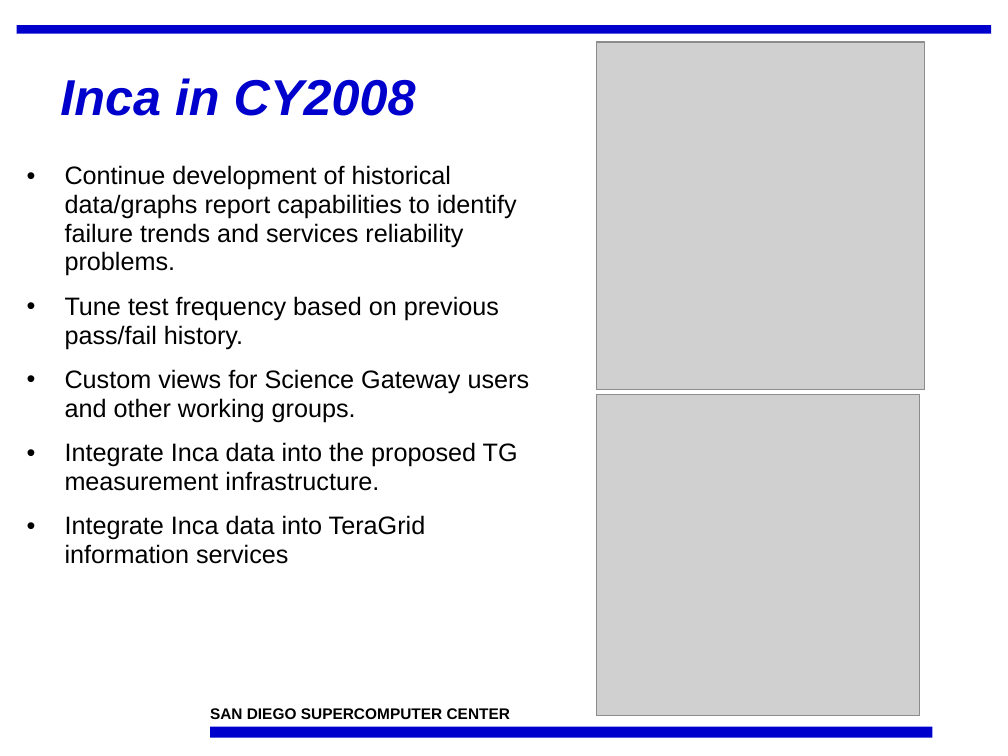
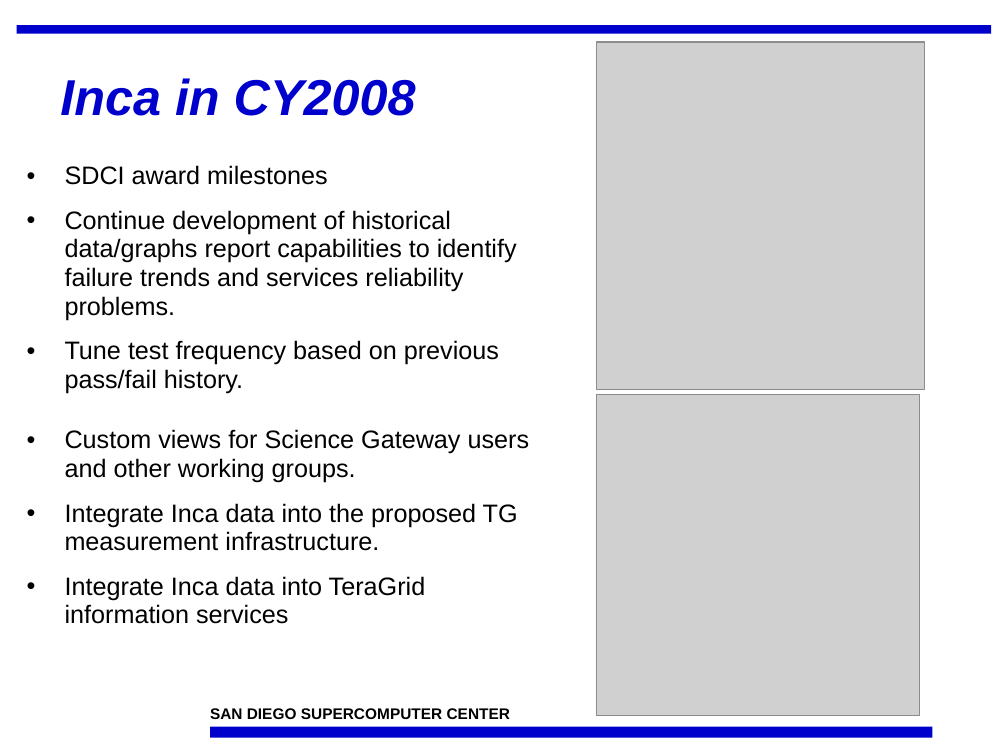
Before and after one commit to IncaProject/inca-xsede, a slide deck: slide 6 of talks/inca-nsf_02-08.ppt. Drawn at 1008x756 pixels with LibreOffice and Linux fonts; fonts in the diff are those of the drawing; grey boxes stand for pictures; background and template pictures are left out. Boxes give left, top, right and bottom in pixels: in the first picture for what was removed or moved away, otherwise in the second. Text is boxed around its words. In the diff, an @@ line names an element or a change of style, - is before the commit and + after.

```diff
--- a/talks/inca-nsf_02-08.ppt
+++ b/talks/inca-nsf_02-08.ppt
@@ text at [65,165,327,185]: paragraph added @@
+• SDCI award milestones
```
Also in this commit, not shown: 2 other slides changed, 1 slide removed.
